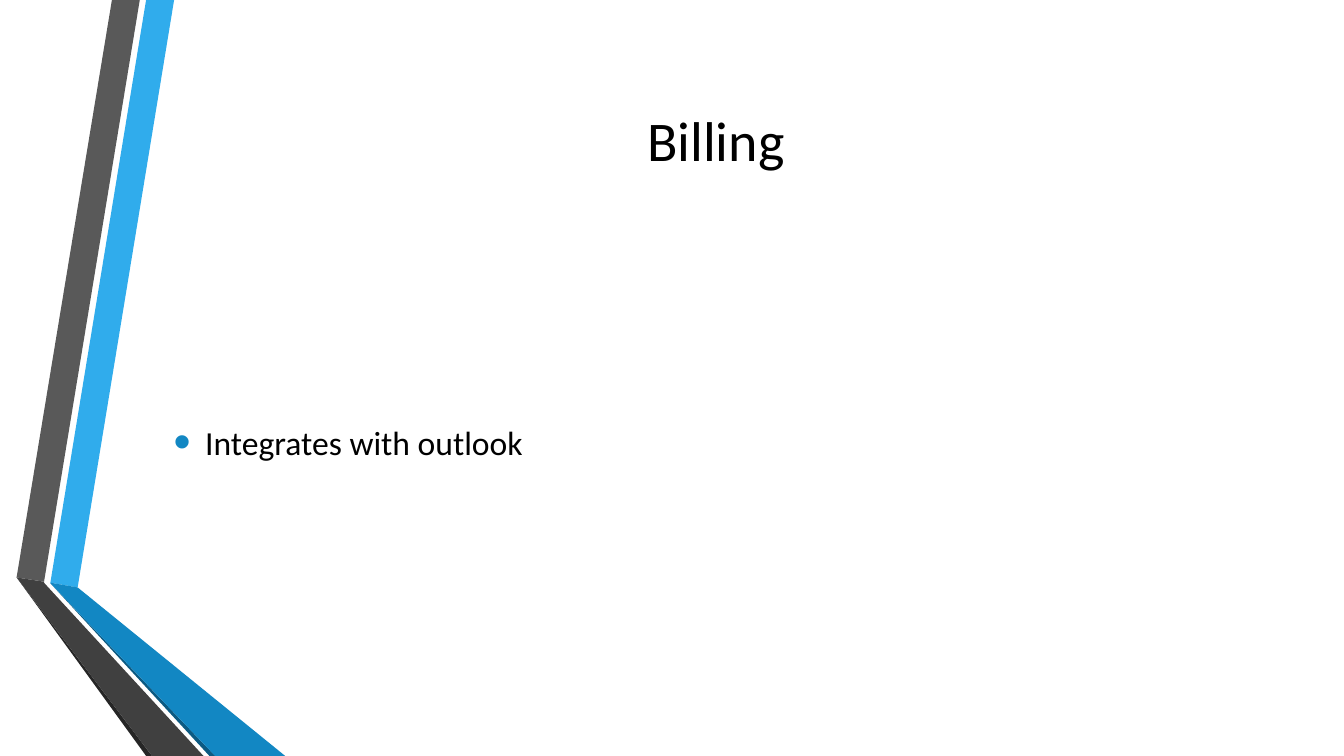
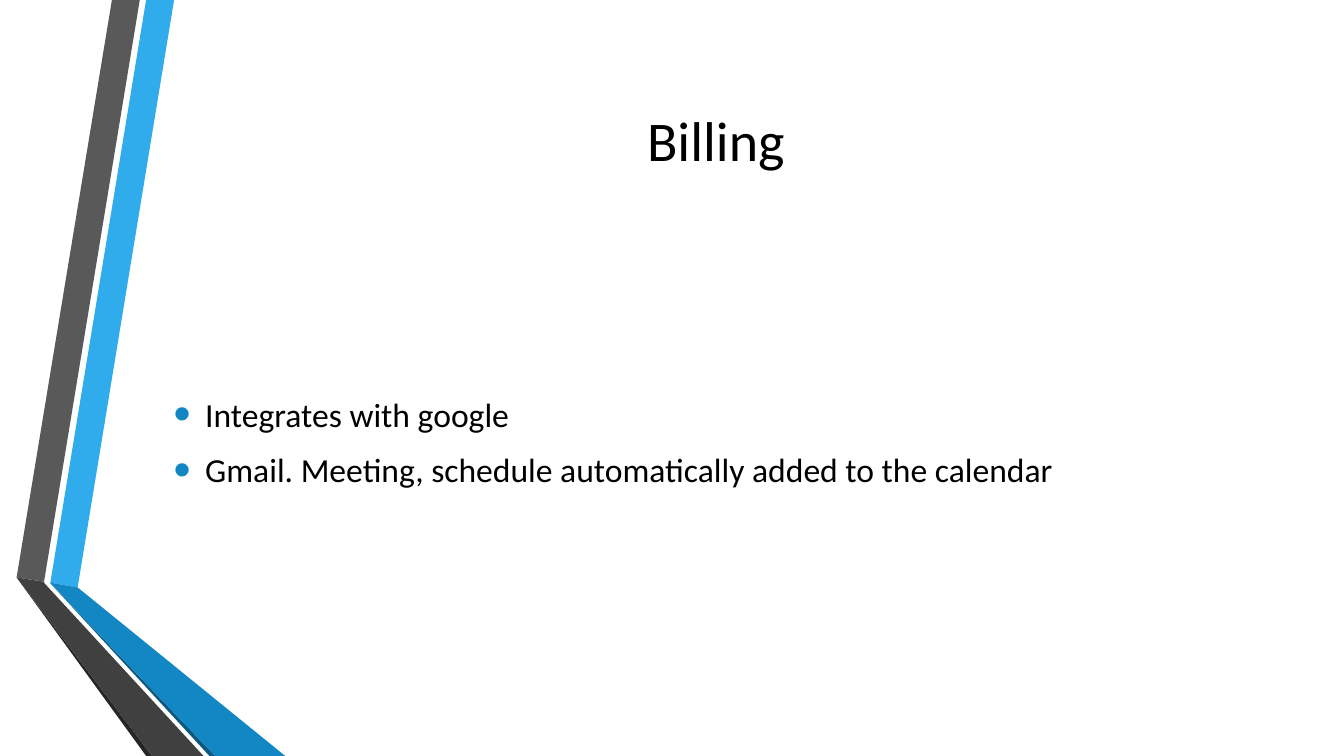
Before and after one commit to CalhounC357/4800_Tax_Boss, a slide deck: slide 6 of De La Riva, Bennett, Calhoun, Young; Tax_Boss.pptx (slide 5 before the commit). Drawn at 1344x756 pixels with LibreOffice and Linux fonts; fonts in the diff are those of the drawing; background and template pictures are left out. Boxes give left, top, right and bottom in pixels: in the first picture for what was removed or moved away, otherwise in the second. Text is boxed around its words. In the diff, an @@ line names an element or a change of style, - is before the commit and + after.

```diff
--- a/De La Riva, Bennett, Calhoun, Young; Tax_Boss.pptx
+++ b/De La Riva, Bennett, Calhoun, Young; Tax_Boss.pptx
@@ text at (x1=205, y1=403, x2=1053, y2=488): text changed @@
-• Integrates with outlook
+• Integrates with google
+• Gmail. Meeting, schedule automatically added to the calendar
```
Also in this commit, not shown: 4 other slides changed, 2 slides added, 1 slide removed.
